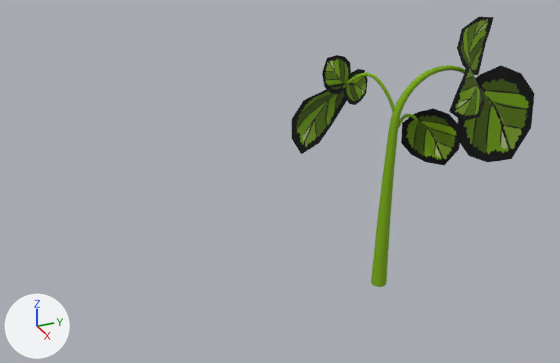
One commit to the FBX model Assets/Models/Tree.FBX: the scene before it, then after it.
Camera for both pictures: a 50 mm camera at (13.26, -8.49, 9.65) aimed at (-0.67, -2.22, 2.68). The axes (+X, +Y, +Z) are drawn at lower left. The lights are the same throughout. Where no turn or scale is listed for an object, it has been applied to the vertices.
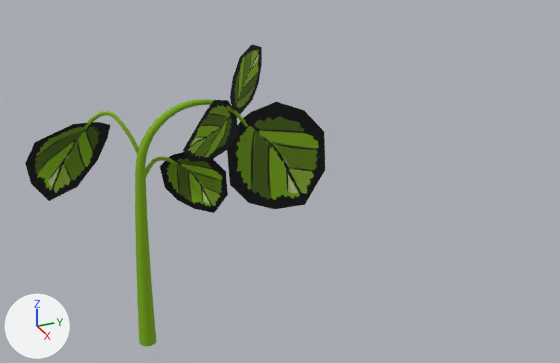
Changed parts and their boxes (x1, y1, x2, y2) in the pictures (560 x 363 px):
'Box019', reshaped, moved (286% wider, 73% taller): before (458, 65, 535, 162); after (25, 44, 325, 213)
'Cone002', moved: before (371, 65, 465, 287); after (84, 99, 248, 346)
'Box026', deleted: before (401, 109, 461, 165)
'Box022', deleted (green): before (292, 83, 354, 154)
'Box028', deleted (green): before (457, 17, 494, 75)
'Box029', deleted (green): before (449, 63, 485, 121)
'Box023', deleted (green): before (322, 55, 351, 94)
'Box024', deleted (green): before (344, 69, 368, 105)
'Line008', deleted: before (343, 73, 417, 129)
part 1 of me_mesh_003, built on: before (458, 65, 535, 162); after (160, 44, 325, 213)
part 2 of me_mesh_003, added: after (25, 122, 110, 201)

The change, as a list of edits to the scene's bpy script:
```text
Change me_mesh_003:
    used by ob_box019; location = (-0.09, 2.28, 4.45)
    verts and faces of me_mesh_003; kept vertices keep their numbers, new ones are numbered from 11
    remove me_mesh_003.from_pydata(...)  # 11 vertices, 9 faces; spans x 0.0, y -0.41..1.78, z -2.02..0.36
    add me_mesh_003.from_pydata(...)  # 55 vertices, 25 faces; spans x -1.75..0.66, y -4.08..1.78, z -2.02..1.49
    me_mesh_003 part 1
    8 faces are deleted
    33 vertices are added at x -0.64..0.66, y -1.67..0.62, z -1.79..1.49
    19 new faces join them
    me_mesh_003 part 2
    add verts[44] = (-1.58, -2.39, -0.47)  # pixel (107, 137)
    add verts[45] = (-0.82, -3.88, -0.06)  # pixel (34, 142)
    add verts[46] = (-1.21, -2.38, -0.08)  # pixel (110, 125)
    add verts[47] = (-0.67, -3.17, 0.25)  # pixel (73, 124)
    add verts[48] = (-0.89, -2.64, 0.13)  # pixel (99, 122)
    add verts[49] = (-0.81, -2.77, 0.18)  # pixel (93, 122)
    add verts[50] = (-1.75, -2.6, -0.99)  # pixel (97, 159)
    add verts[51] = (-0.98, -4.08, -0.5)  # pixel (25, 163)
    add verts[52] = (-1.56, -3.1, -1.43)  # pixel (77, 186)
    add verts[53] = (-1.1, -4.02, -0.99)  # pixel (31, 183)
    add verts[54] = (-1.22, -3.72, -1.47)  # pixel (49, 201)
    add faces += [(44, 45, 47, 46), (46, 47, 49, 48), (44, 50, 51, 45), (50, 52, 53, 51), (52, 54, 53)]
Remove ob_box022:
    ob_box022 = bpy.data.objects.new('Box022', me_mesh_006)
    ob_box022.location = (-0.87, -0.56, 4.59)
Remove ob_line008:
    ob_line008 = bpy.data.objects.new('Line008', me_mesh_005)
    ob_line008.location = (0.0, -0.18, 4.56)
Remove ob_box029:
    ob_box029 = bpy.data.objects.new('Box029', me_mesh_002)
    ob_box029.location = (0.0, 2.08, 4.79)
Remove ob_box023:
    ob_box023 = bpy.data.objects.new('Box023', me_mesh_007)
    ob_box023.location = (-0.87, -0.56, 4.59)
Remove ob_box028:
    ob_box028 = bpy.data.objects.new('Box028', me_mesh_001)
    ob_box028.location = (0.0, 2.08, 4.79)
Remove ob_box026:
    ob_box026 = bpy.data.objects.new('Box026', me_mesh_004)
    ob_box026.location = (-0.22, 0.81, 3.87)
Remove ob_box024:
    ob_box024 = bpy.data.objects.new('Box024', me_mesh_008)
    ob_box024.location = (-0.87, -0.56, 4.59)
Change ob_box019:
    ob_box019.location: (-0.09, 2.28, 4.45) -> (0.0, -3.25, 4.4)
Change ob_cone002:
    ob_cone002.location: (0.0, 0.0, 0.0) -> (0.0, -5.53, -0.06)
```
